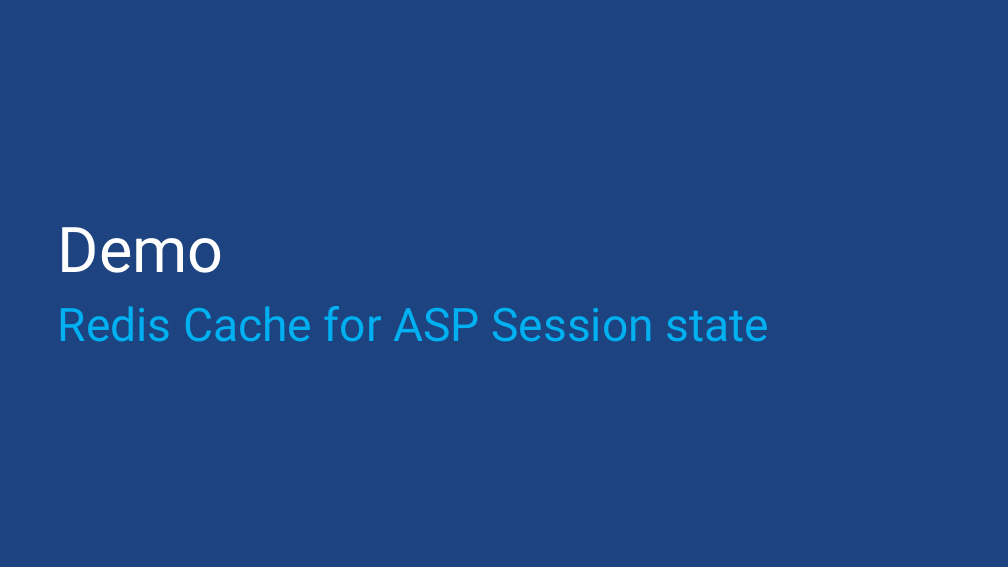
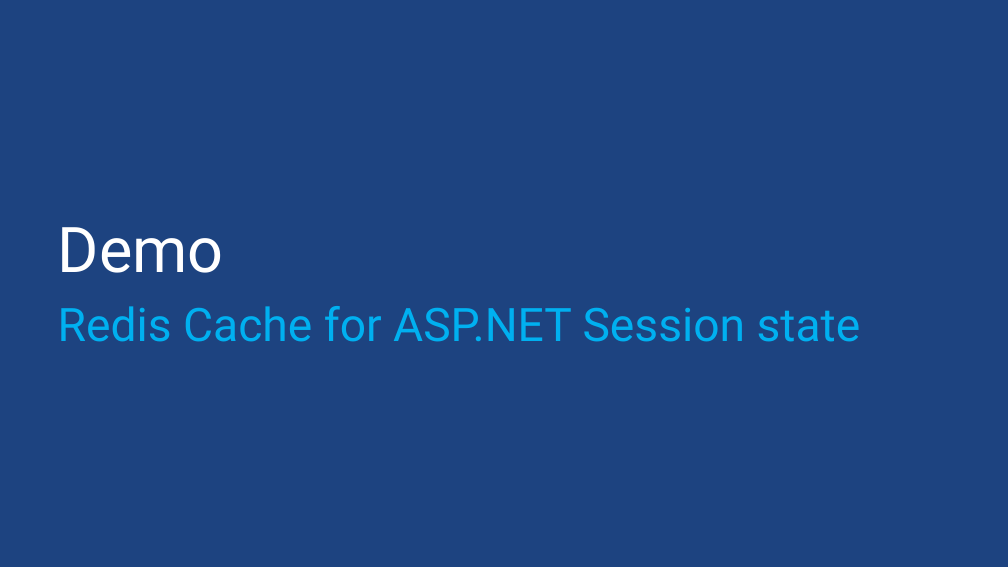
Before and after one commit to sack212/BasicAzureCamp, a slide deck: slide 41 of Presentation/Web/Web.pptx (slide 45 before the commit). Drawn at 1008x567 pixels with LibreOffice and Linux fonts; fonts in the diff are those of the drawing; background and template pictures are left out. Boxes give left, top, right and bottom in pixels: in the first picture for what was removed or moved away, otherwise in the second. Text is boxed around its words. In the diff, an @@ line names an element or a change of style, - is before the commit and + after.

Commit message:
Corrections to Web App demo scripts and slides. This fixes #6, fixes #8

```diff
--- a/Presentation/Web/Web.pptx
+++ b/Presentation/Web/Web.pptx
@@ subtitle at box(58, 306, 861, 342): text changed @@
-Redis Cache for ASP Session state
+Redis Cache for ASP.NET Session state
```
Also in this commit, not shown: 2 other slides changed, 5 slides removed, 1 other file.
